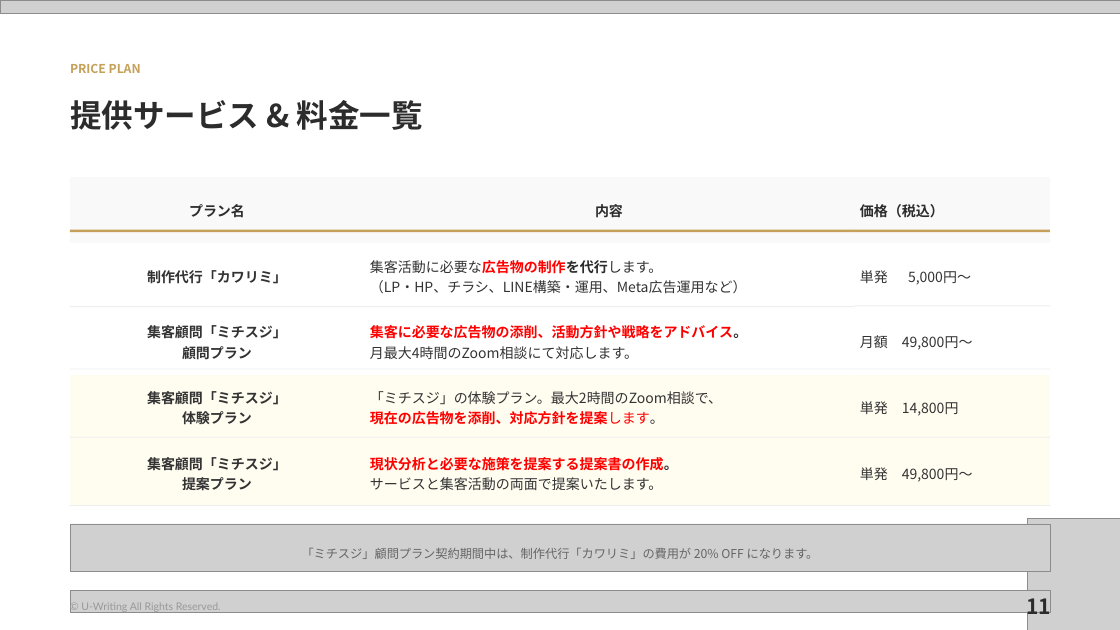
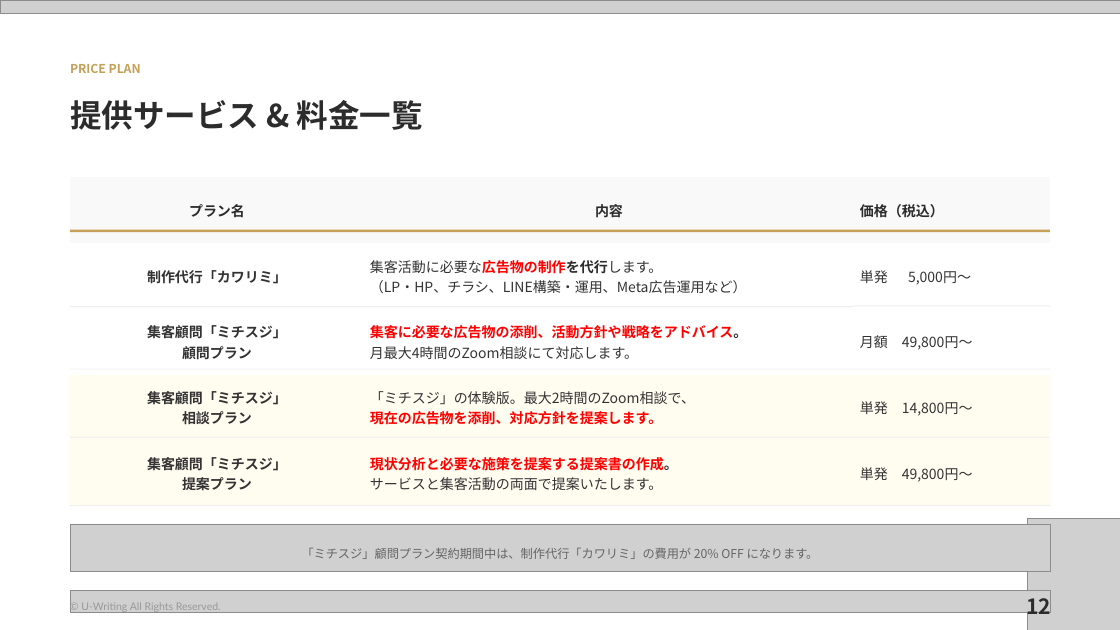
Before and after one commit to coderyu8-ship-it/claude-code-project, a slide deck: slide 12 of sales/U-writing_sales_v2.pptx (slide 11 before the commit). Drawn at 1120x630 pixels with LibreOffice and Linux fonts; fonts in the diff are those of the drawing; grey boxes stand for pictures; background and template pictures are left out. Boxes give left, top, right and bottom in pixels: in the first picture for what was removed or moved away, otherwise in the second. Text is boxed around its words. In the diff, an @@ line names an element or a change of style, - is before the commit and + after.

```diff
--- a/sales/U-writing_sales_v2.pptx
+++ b/sales/U-writing_sales_v2.pptx
@@ table at box(70, 177, 1049, 507) @@
-row 4: 集客顧問「ミチスジ」 / 体験プラン | 「ミチスジ」の体験プラン。最大2時間のZoom相談で、 / 現在の広告物を添削、対応方針を提案します。 | 単発 14,800円
+row 4: 集客顧問「ミチスジ」 / 相談プラン | 「ミチスジ」の体験版。最大2時間のZoom相談で、 / 現在の広告物を添削、対応方針を提案します。 | 単発 14,800円〜
@@ page number at box(1026, 594, 1051, 620): text changed @@
-11
+12
```
Also in this commit, not shown: 7 other slides changed, 1 slide added, 4 other files.
